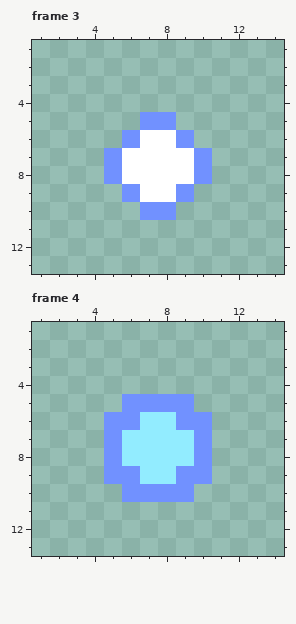
Pixel-art file: Project_Bolts/lib/spritesheets/all-projectiles/TurretProjectiles.aseprite. Above: the version before the commit.
16x16 pixels, 9 frames. Shown: frame 3: x 1..14, y 1..13; frame 4: x 1..14, y 1..13. The commit also changed other frames, which this record leaves out.
And afterwards:
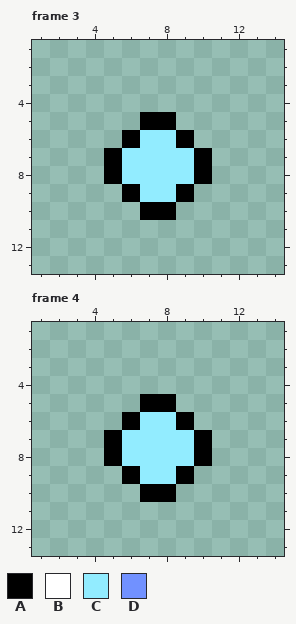
Palette (. is transparent): A #000000  B #ffffff  C #92ecff  D #7191ff
Message: Modified sprites - added outline to projectile sprites to make more visible in game
Diff:
layer "Layer 2" added
--- frame 3, layer "Layer 1"
@@ x 1..14 @@
  4 ..............
- 5 ......DD......
- 6 .....DBBD.....
- 7 ....DBBBBD....
- 8 ....DBBBBD....
- 9 .....DBBD.....
-10 ......DD......
+ 5 ......AA......
+ 6 .....ACCA.....
+ 7 ....ACCCCA....
+ 8 ....ACCCCA....
+ 9 .....ACCA.....
+10 ......AA......
 11 ..............
--- frame 4, layer "Layer 1"
@@ x 1..14 @@
  4 ..............
- 5 .....DDDD.....
- 6 ....DDCCDD....
- 7 ....DCCCCD....
- 8 ....DCCCCD....
- 9 ....DDCCDD....
-10 .....DDDD.....
+ 5 ......AA......
+ 6 .....ACCA.....
+ 7 ....ACCCCA....
+ 8 ....ACCCCA....
+ 9 .....ACCA.....
+10 ......AA......
 11 ..............
Pixel boxes of the changes (left, top, right, bottom) in both pictures:
changed: (104, 112, 212, 220)
changed: (104, 394, 212, 502)
